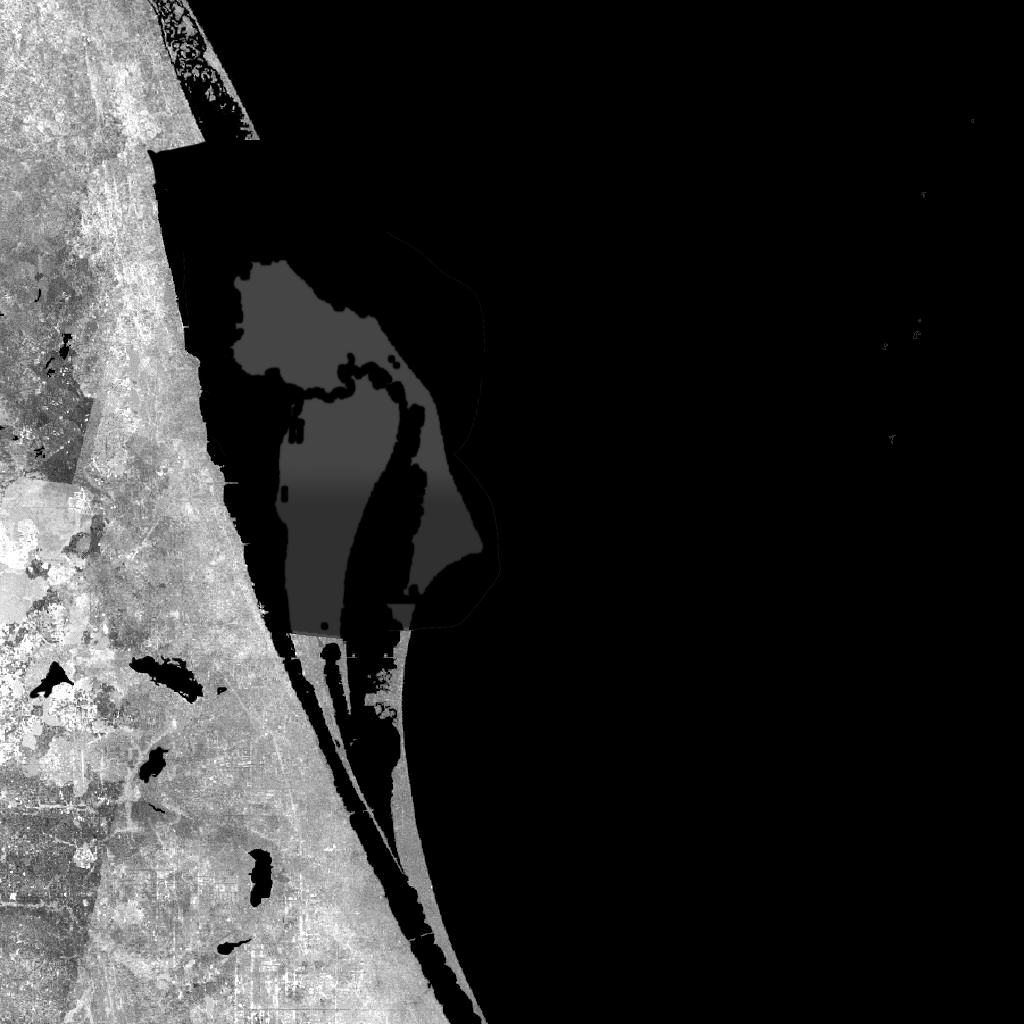
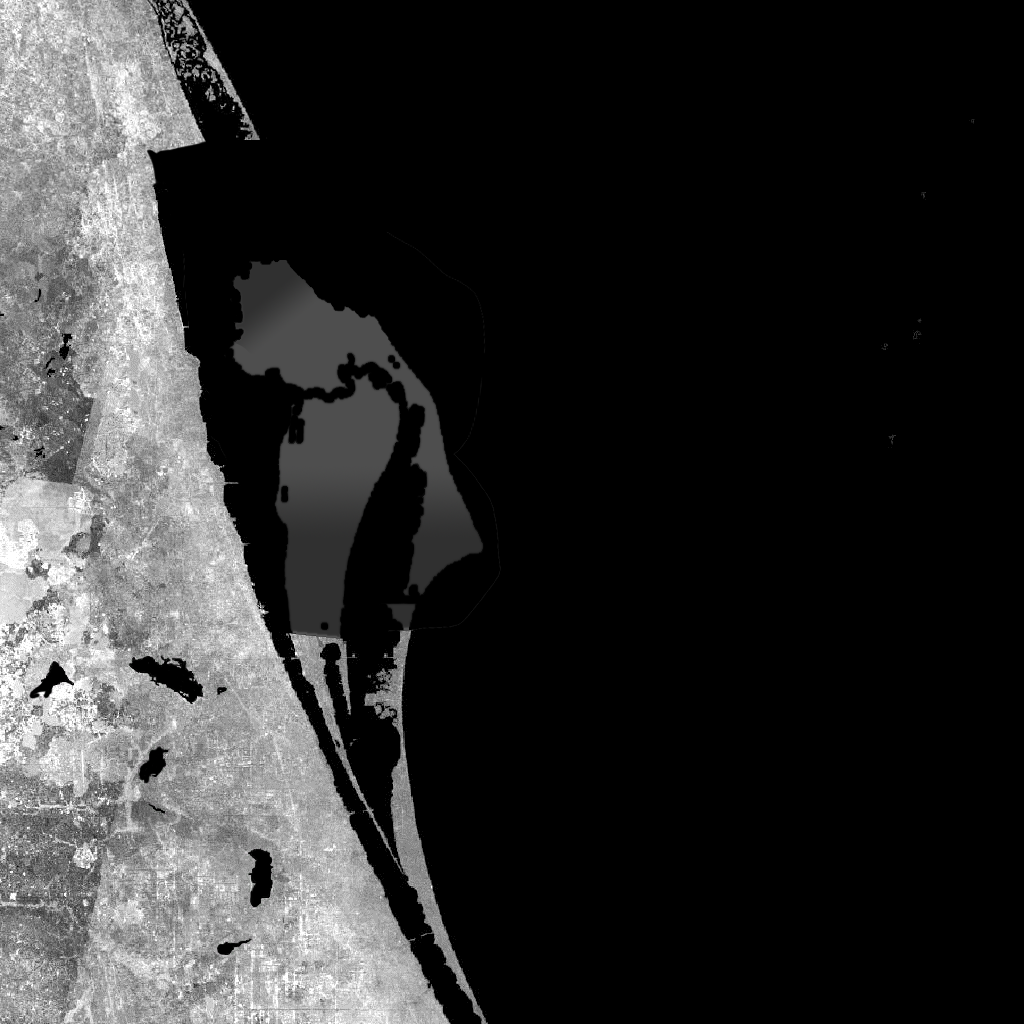
Before/after of a (1024, 1024) layered artwork. What changed in the layer stack:
painted on "Layer 11 copy 2" over (230, 260, 475, 531)
